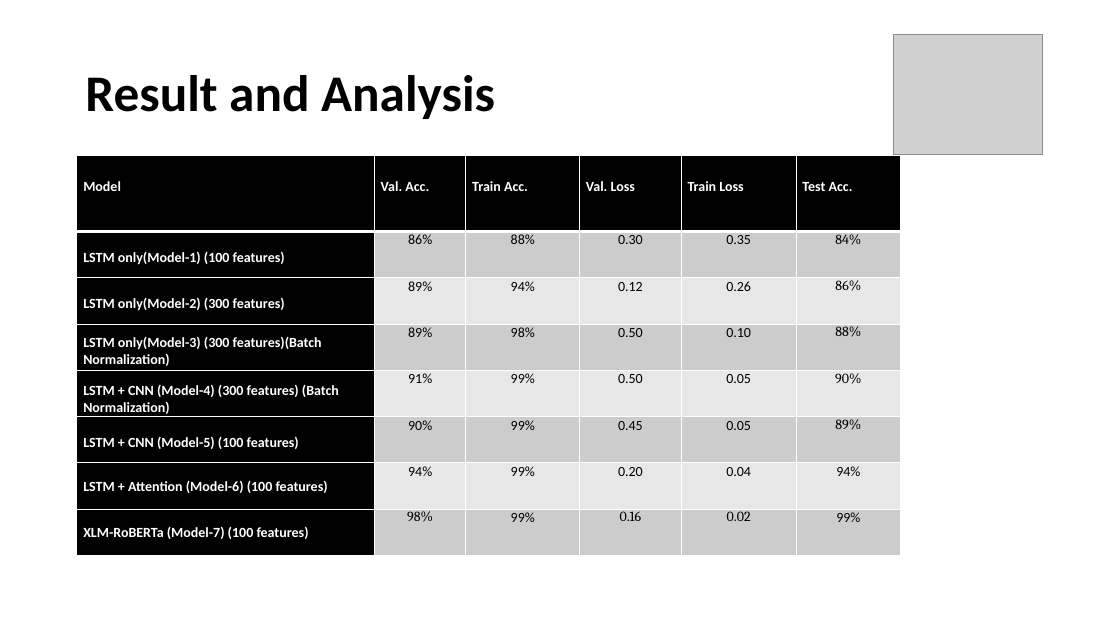
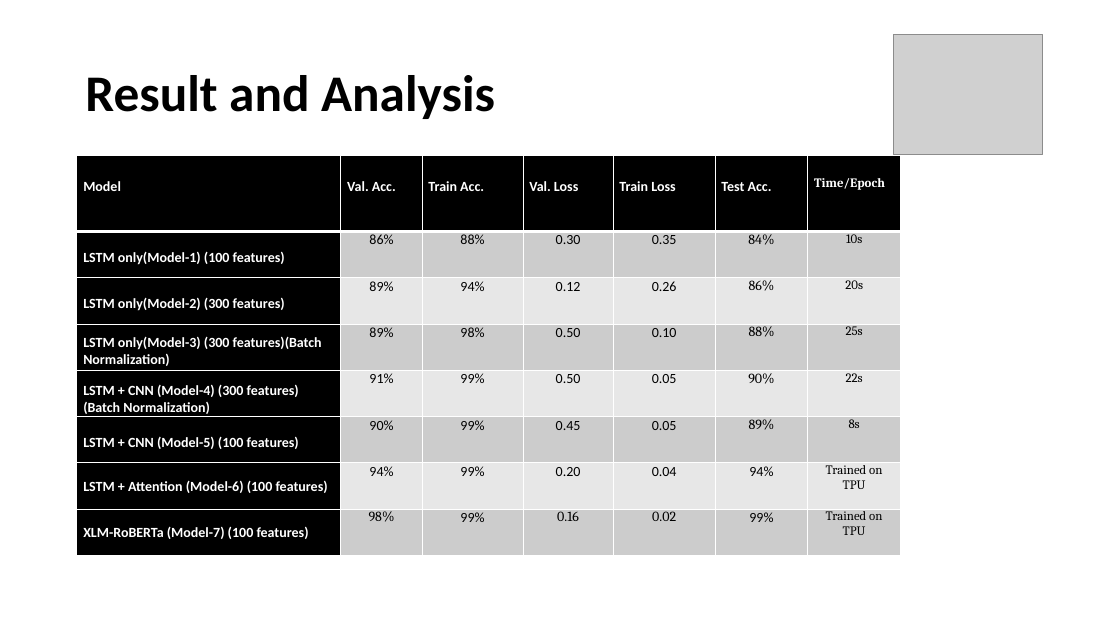
Before and after one commit to satya1013/Fake-News-1, a slide deck: slide 27 of Fake_News_New.pptx (slide 26 before the commit). Drawn at 1120x630 pixels with LibreOffice and Linux fonts; fonts in the diff are those of the drawing; grey boxes stand for pictures. Boxes give left, top, right and bottom in pixels: in the first picture for what was removed or moved away, otherwise in the second. Text is boxed around its words. In the diff, an @@ line names an element or a change of style, - is before the commit and + after.

```diff
--- a/Fake_News_New.pptx
+++ b/Fake_News_New.pptx
@@ table at <box>77,155,900,555</box> @@
+column 7: Time/Epoch | 10s | 20s | 25s | 22s | 8s | Trained on TPU | Trained on TPU
```
Also in this commit, not shown: 5 other slides changed, 1 slide added, 15 other files.
